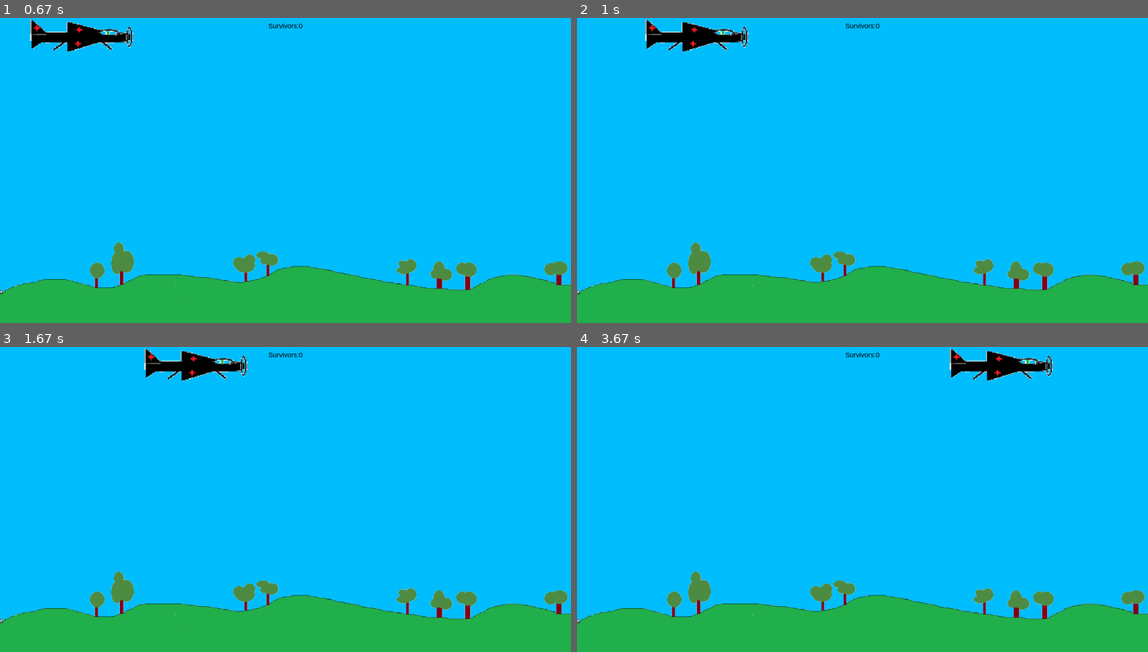
Above: before the commit, frames 1-4 (two rows, left to right).
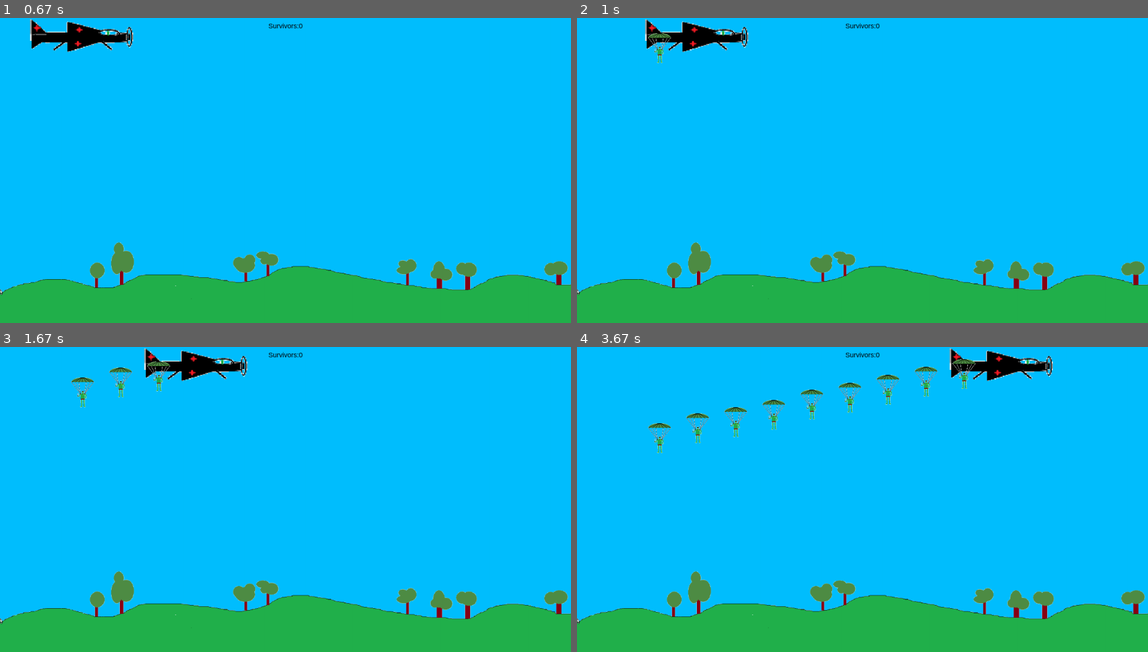
Above: after the commit, the same moments.

Repository: Mesh-DimASS/PygameProjectMMD
Game: pygame game, started from main.py
The game is run twice, just before and just after one commit, with the same random seed, the same clock (stepped at 60 frames per second) and the same inputs.
Inputs (mouse positions are in pixels of both pictures, inside the frame that each line leads up to):
- Up to frame 1 (0.67 s): click (285, 170) at 0.38 s
- Up to frame 2 (1 s): no input
- Up to frame 3 (1.67 s): no input
- Up to frame 4 (3.67 s): no input

Frame 1 is identical in both runs. In frame 2, 0.1% of the frame differs, in the area x 12-17%, y 5-15%; in frame 3, 0.4%; in frame 4, 1.3%, in the area x 12-70%, y 3-35%.

Commit message:
Parachutist landing out of plane

Diff:
--- a/main.py
+++ b/main.py
@@ -1,12 +1,14 @@
 import pygame
 import os
 import sys
+import random
 
+spawn_flag = False
 pygame.init()
 size = width, height = 1500, 800
 screen = pygame.display.set_mode(size)
 background_rect = screen.get_rect()
-
+air_x = 0
 font_name = pygame.font.match_font('arial')
 
 
@@ -51,25 +53,6 @@
         draw_text(screen, 'Survivors:' + str(self.done), 18, width / 2, 10)
 
 
-class Parachutist(pygame.sprite.Sprite):
-    image = load_image("parach.png", -1)
-
-    def __init__(self, pos, mountain):
-        super().__init__(all_sprites)
-        self.image = Parachutist.image
-        self.rect = self.image.get_rect()
-        self.mask = pygame.mask.from_surface(self.image)
-        self.rect.x = pos[0] - 100
-        self.rect.y = pos[1] - 70
-
-    def update(self):
-        if not pygame.sprite.collide_mask(self, mountain):
-            self.rect = self.rect.move(0, 1)
-        else:
-            mountain.done += 1
-            self.kill()
-
-
 class Airplane(pygame.sprite.Sprite):
     image = load_image("airplane.png", -1)
 
@@ -82,9 +65,30 @@
 
     def update(self):
         self.rect = self.rect.move(5, 0)
-        if self.rect.center[0] > 2000:
+        if self.rect.bottomleft[0] % 100 == 0 and self.rect.bottomleft[0] < 1000:
+            Parachutist(self.rect.bottomleft[0], mountain)
+        if self.rect.center[0] > 4000:
             self.rect.x = 0
             self.rect.y = 0
+
+
+class Parachutist(pygame.sprite.Sprite):
+    image = load_image("parach.png", -1)
+
+    def __init__(self, air_x, mountain):
+        super().__init__(all_sprites)
+        self.image = Parachutist.image
+        self.rect = self.image.get_rect()
+        self.mask = pygame.mask.from_surface(self.image)
+        self.rect.x = air_x
+        self.rect.y = random.choice(range(10))
+
+    def update(self):
+        if not pygame.sprite.collide_mask(self, mountain):
+            self.rect = self.rect.move(0, 1)
+        else:
+            mountain.done += 1
+            self.kill()
 
 
 def terminate():
@@ -131,8 +135,7 @@
     for event in pygame.event.get():
         if event.type == pygame.QUIT:
             running = False
-        if event.type == pygame.MOUSEBUTTONDOWN:
-            Parachutist(event.pos, mountain)
+
     clock.tick(fps)
     screen.fill((0, 191, 255))
     mountain.done_par()
